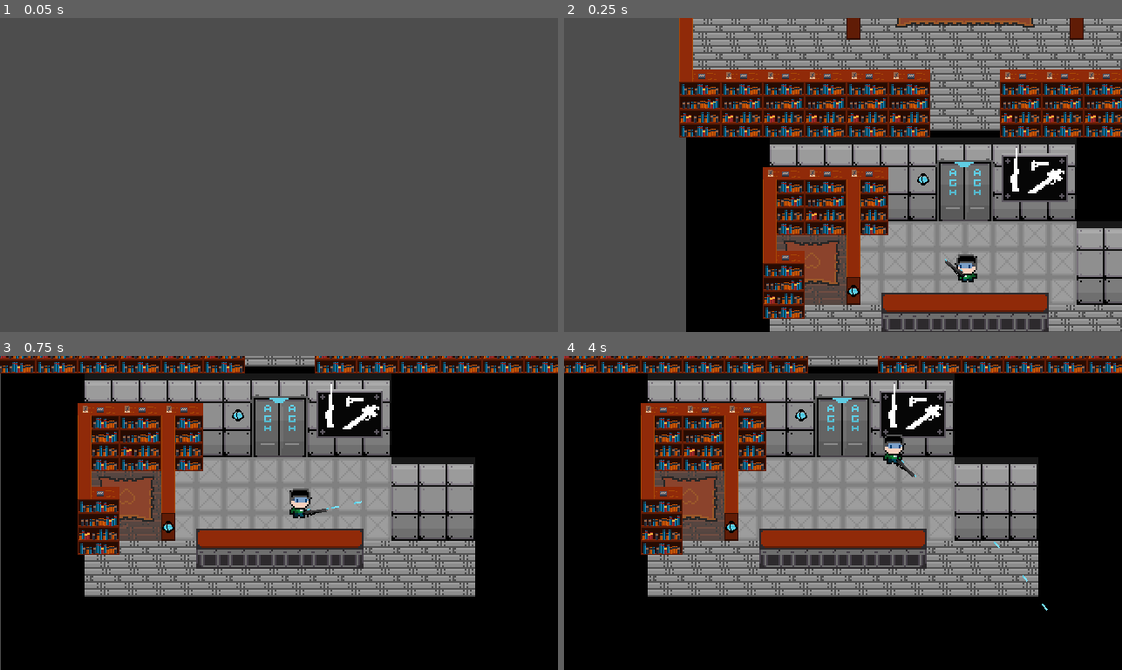
Above: before the commit, frames 1-4 (two rows, left to right).
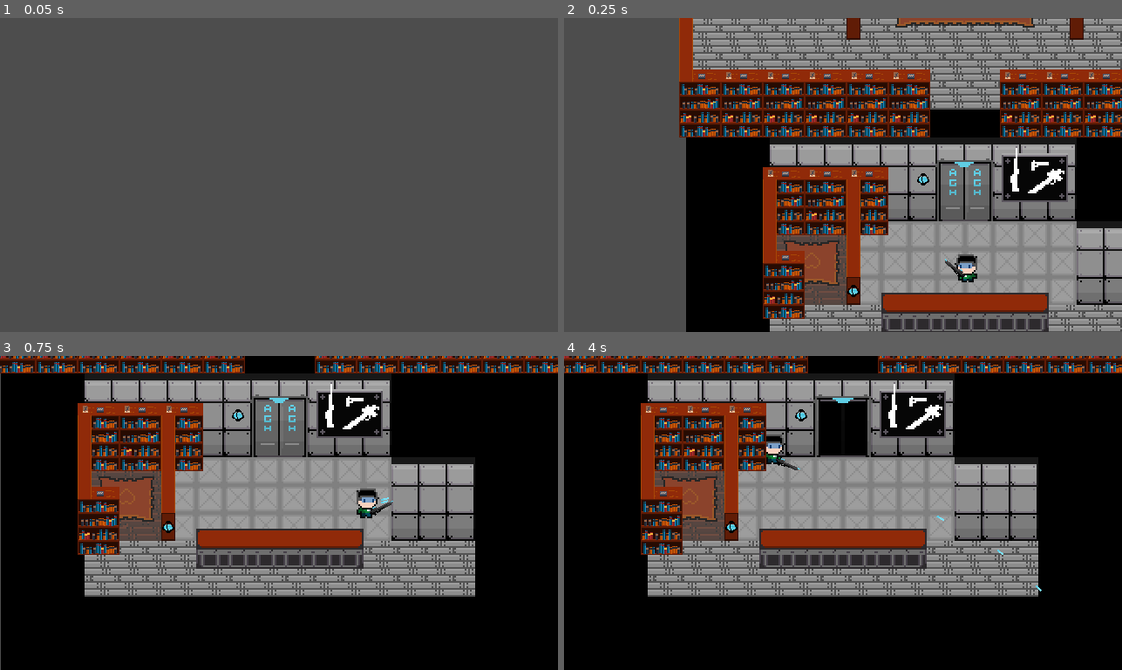
Above: after the commit, the same moments.

Repository: badzianga/SteelworksHiTechGame
Game: Godot game, scene res://Scenes/Maps/world.tscn
The game is run twice, just before and just after one commit, with the same random seed, the same clock (stepped at 60 frames per second) and the same inputs.
Inputs (mouse positions are in pixels of both pictures, inside the frame that each line leads up to):
- Up to frame 1 (0.05 s): no input
- Up to frame 2 (0.25 s): no input
- Up to frame 3 (0.75 s): move the mouse to (401, 497) at 0.52 s; hold D (right) from 0.53 s (still down); click (401, 497) at 0.6 s
- Up to frame 4 (4 s): move the mouse to (731, 528) at 1.27 s; release D (right) at 1.28 s; hold S (down) 1.28-2.03 s; click (731, 528) at 1.35 s; tap Enter at 2 s; move the mouse to (898, 443) at 2.02 s; hold D (right) 2.03-2.78 s; click (898, 443) at 2.1 s; tap Space at 2.75 s; move the mouse to (815, 575) at 2.77 s; hold W (up) 2.78-3.53 s; click (815, 575) at 2.85 s; move the mouse to (1010, 560) at 3.52 s; hold A (left) from 3.53 s (still down); click (1010, 560) at 3.6 s

Frame 1 is identical in both runs. In frame 2, 0.8% of the frame differs, in the area x 65-79%, y 29-36%; in frame 3, 1.1%; in frame 4, 2.7%, in the area x 36-87%, y 0-82%.

Commit message:
Added camera movement (nice!)

Diff:
--- /dev/null
+++ b/Scenes/Enemies/player_detection_area.gd
@@ -0,0 +1,5 @@
+extends Area2D
+
+
+func _on_area_entered(_area: Area2D) -> void:
+	GameController.room_changed.emit(global_position)
--- a/Scenes/Enemies/player_detection_area.tscn
+++ b/Scenes/Enemies/player_detection_area.tscn
@@ -1,4 +1,6 @@
-[gd_scene load_steps=2 format=3 uid="uid://xwoj3qa43i2x"]
+[gd_scene load_steps=3 format=3 uid="uid://xwoj3qa43i2x"]
+
+[ext_resource type="Script" path="res://Scenes/Enemies/player_detection_area.gd" id="1_fy62x"]
 
 [sub_resource type="RectangleShape2D" id="RectangleShape2D_g6kk6"]
 size = Vector2(320, 168)
@@ -6,7 +8,10 @@
 [node name="PlayerDetectionArea" type="Area2D"]
 collision_layer = 0
 collision_mask = 2
+script = ExtResource("1_fy62x")
 
 [node name="CollisionShape" type="CollisionShape2D" parent="."]
 position = Vector2(0, 4)
 shape = SubResource("RectangleShape2D_g6kk6")
+
+[connection signal="area_entered" from="." to="." method="_on_area_entered"]
--- a/Scenes/Maps/room_0.tscn
+++ b/Scenes/Maps/room_0.tscn
@@ -7,7 +7,6 @@
 [ext_resource type="PackedScene" uid="uid://v55vliv3w5uk" path="res://Scenes/Environment/door.tscn" id="3_mme2l"]
 [ext_resource type="PackedScene" path="res://Scenes/Environment/lamp.tscn" id="5_k2ck2"]
 [ext_resource type="PackedScene" uid="uid://u76wa83muvlu" path="res://Scenes/Environment/bookshelf_side.tscn" id="6_xkksf"]
-[ext_resource type="PackedScene" uid="uid://kna2yacl5q3s" path="res://Scenes/Player/player.tscn" id="8_4iw56"]
 
 [sub_resource type="RectangleShape2D" id="RectangleShape2D_f3uh2"]
 size = Vector2(138, 19)
@@ -134,5 +133,3 @@
 [node name="Door" parent="." instance=ExtResource("3_mme2l")]
 y_sort_enabled = true
 position = Vector2(0, -55)
-
-[node name="Player" parent="." instance=ExtResource("8_4iw56")]
--- a/Scenes/Maps/room_2.tscn
+++ b/Scenes/Maps/room_2.tscn
@@ -202,10 +202,6 @@
 [node name="BookshelfSide2" parent="Walls" instance=ExtResource("5_j06p3")]
 position = Vector2(160, 88)
 
-[node name="Bookshelf6" parent="Walls" instance=ExtResource("3_7n4x6")]
-y_sort_enabled = true
-position = Vector2(0, -16)
-
 [node name="BookshelfSide3" parent="Walls" instance=ExtResource("5_j06p3")]
 position = Vector2(-160, -32)
 
--- a/Scenes/Maps/world.gd
+++ b/Scenes/Maps/world.gd
@@ -6,9 +6,12 @@
 var lobby := preload("res://Scenes/Maps/room_0.tscn")
 
 @onready var camera := $Camera
+@onready var player: Player = $Player
 
 
 func _ready() -> void:
+	GameController.room_changed.connect(_on_room_changed)
+
 	# God please forgive me for this mess
 	for i in range(1, 9):
 		room_types.append(load(room_path + str(i) + ".tscn"))
@@ -37,6 +40,7 @@
 				else:
 					var lobby_scene: Node2D = lobby.instantiate()
 					lobby_scene.global_position = Vector2(x * 360.0, (y + 1) * 180.0)
+					player.global_position = lobby_scene.global_position
 					camera.global_position = lobby_scene.global_position
 					add_child(lobby_scene)
 					#print("Generated lobby (I believe)")
@@ -49,3 +53,7 @@
 			room_scene.fill_holes(to_fill)
 			add_child(room_scene)
 			#print("Generated room (I hope)")
+
+
+func _on_room_changed(next_position: Vector2) -> void:
+	camera.global_position = next_position
--- a/Scenes/Maps/world.tscn
+++ b/Scenes/Maps/world.tscn
@@ -1,10 +1,14 @@
-[gd_scene load_steps=2 format=3 uid="uid://gak5l2nh34b5"]
+[gd_scene load_steps=3 format=3 uid="uid://gak5l2nh34b5"]
 
 [ext_resource type="Script" path="res://Scenes/Maps/world.gd" id="1_n67jg"]
+[ext_resource type="PackedScene" uid="uid://kna2yacl5q3s" path="res://Scenes/Player/player.tscn" id="2_etemv"]
 
 [node name="World" type="Node2D"]
+y_sort_enabled = true
 script = ExtResource("1_n67jg")
 
 [node name="Camera" type="Camera2D" parent="."]
 position_smoothing_enabled = true
 position_smoothing_speed = 10.0
+
+[node name="Player" parent="." instance=ExtResource("2_etemv")]
--- a/Scenes/Player/player.tscn
+++ b/Scenes/Player/player.tscn
@@ -109,6 +109,7 @@
 [node name="Player" type="CharacterBody2D"]
 motion_mode = 1
 script = ExtResource("1_5whdu")
+speed = 256.0
 
 [node name="Sprite" type="Sprite2D" parent="."]
 position = Vector2(0, -5)
--- a/Singletons/game_controller.gd
+++ b/Singletons/game_controller.gd
@@ -5,6 +5,8 @@
 var glory_points := 10000
 var player: Player
 var ui: UI
+
+signal room_changed(next_position: Vector2)
 
 # State of user's weapons
 var weapons = {
Not shown: 1 places in Scenes/Maps/room_0.tscn that only renumber resources
